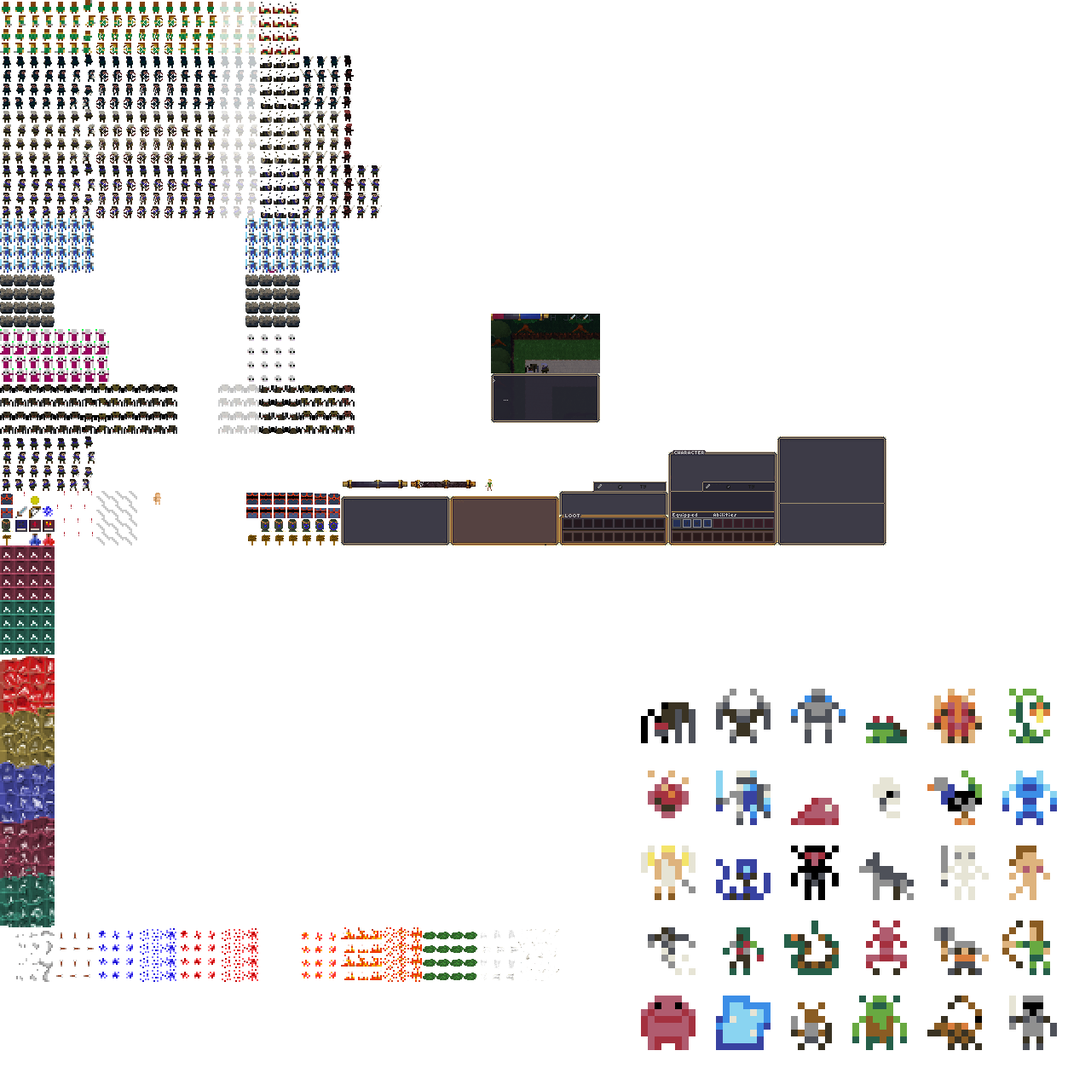
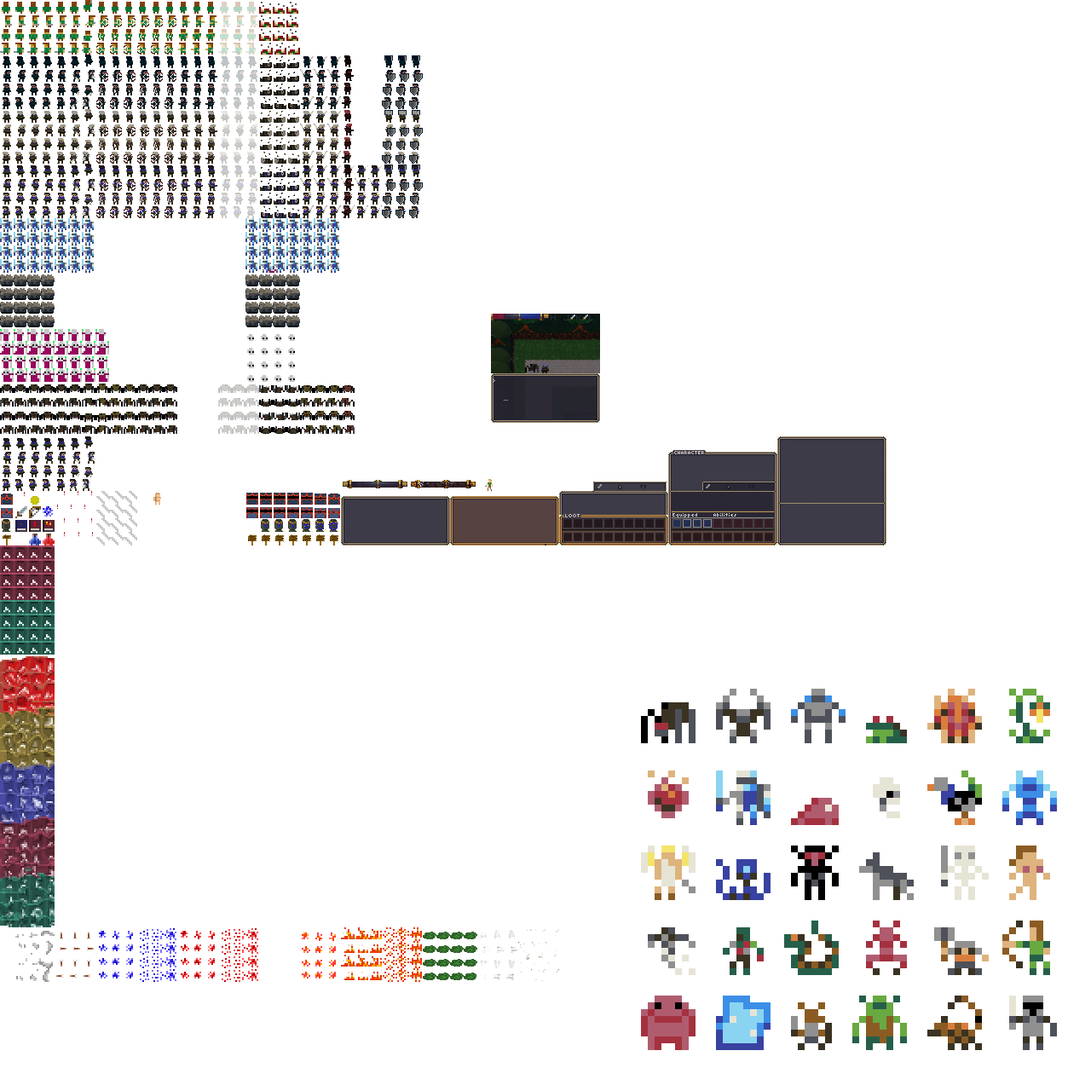
Two versions of the same layered image (1091px x 1091px). Layer-by-layer changes:
added layer "Layer" above "pixels.png" over (x1=382, y1=55, x2=423, y2=219)
painted on "pixels.png" over (x1=382, y1=56, x2=423, y2=219)
